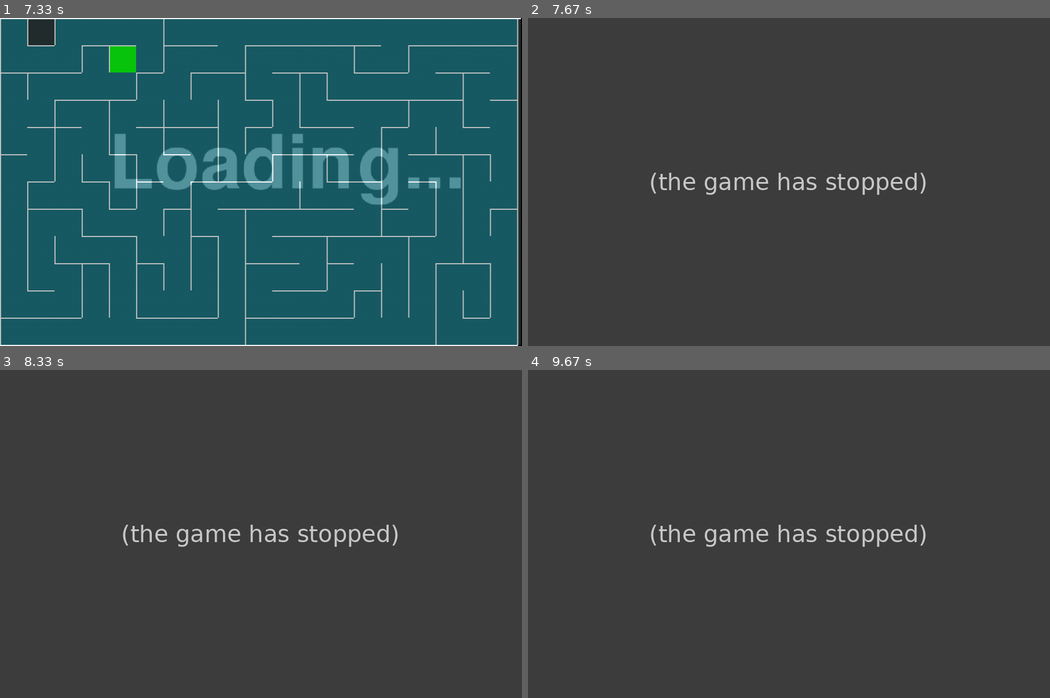
Above: before the commit, frames 1-4 (two rows, left to right).
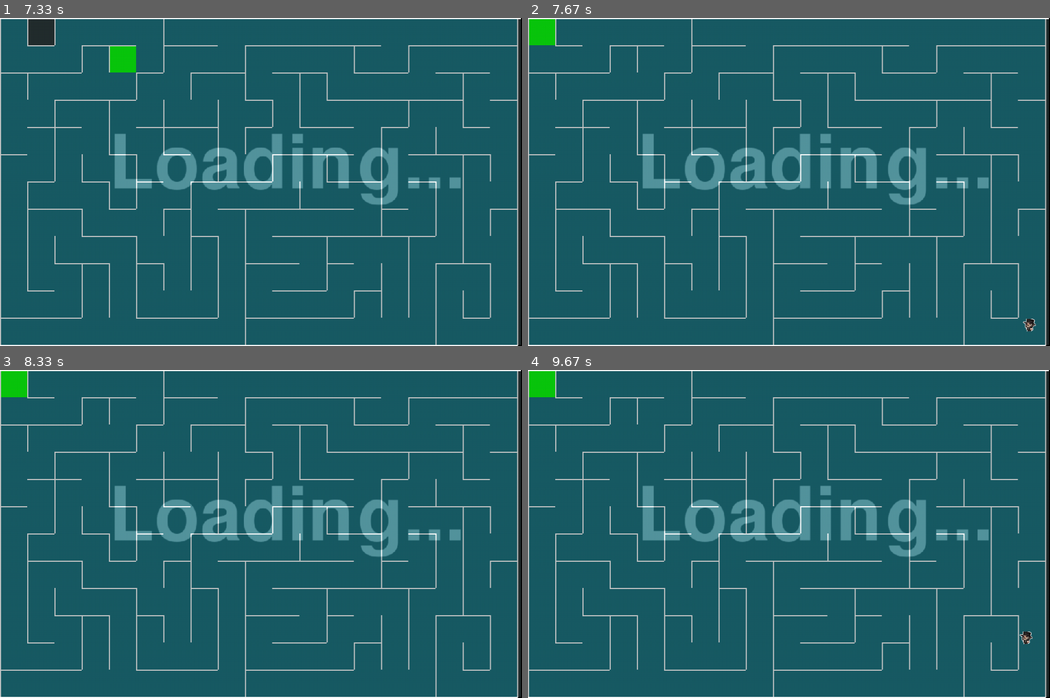
Above: after the commit, the same moments.

Repository: Anfisa2209/PyGame_Project_Maze
Game: pygame game, started from game_code.py
Two runs of this game, one before a commit and one after it. Both use one fixed random seed, a clock stepped at 60 frames per second and the inputs below.
Inputs:
- Up to frame 1 (7.33 s): no input
- Up to frame 2 (7.67 s): no input
- Up to frame 3 (8.33 s): hold D 7.83-8.3 s
- Up to frame 4 (9.67 s): hold W 8.33-8.63 s; hold A from 9.17 s (still down)

Frame 1 is identical in both runs. In frame 2, 100% of the frame differs, in the area x 0-100%, y 0-100%; in frame 3, 100%; in frame 4, 100%.
Error before the commit: IndexError: list index out of range (classes.py line 189); the game stopped at 7.62 s (later frames are placeholders)

Commit message:
Тестим волновой

Diff:
--- a/classes.py
+++ b/classes.py
@@ -91,28 +91,6 @@
 
         self.enemy_way = []
 
-    def update(self):
-        self.moving = False
-        keys = pygame.key.get_pressed()
-        if keys[pygame.K_a]:
-            self.move('left')
-            self.animation = self.walk_left
-            self.moving = True
-        elif keys[pygame.K_d]:
-            self.move('right')
-            self.animation = self.walk_right
-            self.moving = True
-        elif keys[pygame.K_w]:
-            self.move('up')
-            self.animation = self.walk_up
-            self.moving = True
-        elif keys[pygame.K_s]:
-            self.move('down')
-            self.animation = self.walk_down
-            self.moving = True
-        else:
-
-            self.current_frame = 0  # Если персонаж не двигается, остановить анимацию
 
     def update_animation(self):
         if self.moving:
@@ -193,6 +171,8 @@
         return x, y
         # Здесь волновым алгоритмом определяем, как легче пройти к игроку и разворачиваемся в ту сторону и записываем в
         # переменную direction. 'up', 'down', 'left', 'right' - наброски, их можно менять
+    def update(self, screen):
+        screen.blit(self.animation[self.current_frame], (0,0))
 
     def move_enemy(self, pos_enemy, pos_hero):
         next_position = self.get_path(pos_enemy, pos_hero)
@@ -229,7 +209,6 @@
     # Атака
 
 
-
 class Player(Creature):
     def __init__(self, type=0, pic_name='', pos=(), *group):
         super().__init__(type, pic_name, pos, *group)
@@ -255,6 +234,28 @@
         self.attacking_weapons.append(Weapon(flying=True, type=self.current_weapon, direction=self.direction))
 
     # Атака
+    def update(self):
+        self.moving = False
+        keys = pygame.key.get_pressed()
+        if keys[pygame.K_a]:
+            self.move('left')
+            self.animation = self.walk_left
+            self.moving = True
+        elif keys[pygame.K_d]:
+            self.move('right')
+            self.animation = self.walk_right
+            self.moving = True
+        elif keys[pygame.K_w]:
+            self.move('up')
+            self.animation = self.walk_up
+            self.moving = True
+        elif keys[pygame.K_s]:
+            self.move('down')
+            self.animation = self.walk_down
+            self.moving = True
+        else:
+
+            self.current_frame = 0  # Если персонаж не двигается, остановить анимацию
 
     def take_weapon(self):
         # Берём оружие
--- a/game_code.py
+++ b/game_code.py
@@ -64,7 +64,8 @@
             weapons.append(weapon)
 
         while in_game:
-            monsters[0].get_path((0, 0), (10, 5))
+            monsters[0].update(screen)
+            # monsters[0].get_path((0, 0), (10, 5))
             # for monster in monsters:
             #     monster_pos = monster.get_coords((monster.rect.x, monster.rect.y))
             #     player_pos = player.get_coords((player.rect.x, player.rect.y))
@@ -91,41 +92,41 @@
                     elif event.key == pygame.K_SPACE:
                         pass
                         # Тут пауза
-                if event.type == WAVE:
-                    for _ in range(3 * difficulty):
-                        enemy_type = random.randint(0, 10)
-                        if enemy_type <= 7:
-                            enemy_type = 1
-                        elif enemy_type <= 9:
-                            enemy_type = 2
-                        else:
-                            enemy_type = 3
-                        enemy = classes.Enemy(enemy_type,
-                                              f'monsters/monster{enemy_type}/monster{enemy_type}_walk_right.png',
-                                              (random.randint(0, window_size[0] // cell_size) * cell_size,
-                                               random.randint(0, window_size[1] // cell_size) * cell_size),
-                                              monster_group)
-                        monsters.append(enemy)
-                    for _ in range(difficulty * 3):
-                        cherry = classes.Cherry((random.randint(0, window_size[0] // cell_size) * cell_size,
-                                                 random.randint(0, window_size[1] // cell_size) * cell_size),
-                                                cherries_group)
-                        cherries.append(cherry)
-                    for _ in range(difficulty * 10):
-                        weapon_type = random.randint(0, 10)
-                        if weapon_type <= 5:
-                            weapon_type = 1
-                        elif weapon_type <= 8:
-                            weapon_type = 2
-                        else:
-                            weapon_type = 3
-                        weapon = classes.Weapon(weapon_type, f'weapons/weapon{weapon_type}.png', (
-                            random.randint(0, window_size[0] // cell_size) * cell_size,
-                            random.randint(0, window_size[1] // cell_size) * cell_size), weapons_group)
-                        weapons.append(weapon)
-                if event.type == ENEMY_EVENT_TYPE:
-                    for monster in monsters:
-                        monster.move_enemy((0, 0), player.pos)
+                # if event.type == WAVE:
+                #     for _ in range(3 * difficulty):
+                #         enemy_type = random.randint(0, 10)
+                #         if enemy_type <= 7:
+                #             enemy_type = 1
+                #         elif enemy_type <= 9:
+                #             enemy_type = 2
+                #         else:
+                #             enemy_type = 3
+                #         enemy = classes.Enemy(enemy_type,
+                #                               f'monsters/monster{enemy_type}/monster{enemy_type}_walk_right.png',
+                #                               (random.randint(0, window_size[0] // cell_size) * cell_size,
+                #                                random.randint(0, window_size[1] // cell_size) * cell_size),
+                #                               monster_group)
+                #         monsters.append(enemy)
+                #     for _ in range(difficulty * 3):
+                #         cherry = classes.Cherry((random.randint(0, window_size[0] // cell_size) * cell_size,
+                #                                  random.randint(0, window_size[1] // cell_size) * cell_size),
+                #                                 cherries_group)
+                #         cherries.append(cherry)
+                #     for _ in range(difficulty * 10):
+                #         weapon_type = random.randint(0, 10)
+                #         if weapon_type <= 5:
+                #             weapon_type = 1
+                #         elif weapon_type <= 8:
+                #             weapon_type = 2
+                #         else:
+                #             weapon_type = 3
+                #         weapon = classes.Weapon(weapon_type, f'weapons/weapon{weapon_type}.png', (
+                #             random.randint(0, window_size[0] // cell_size) * cell_size,
+                #             random.randint(0, window_size[1] // cell_size) * cell_size), weapons_group)
+                #         weapons.append(weapon)
+                # if event.type == ENEMY_EVENT_TYPE:
+                #     for monster in monsters:
+                #         monster.move_enemy((0, 0), player.get_coords(player.pos))
             screen.blit(maze_fon, (0, 0))
             player.update()
             player.update_animation()
